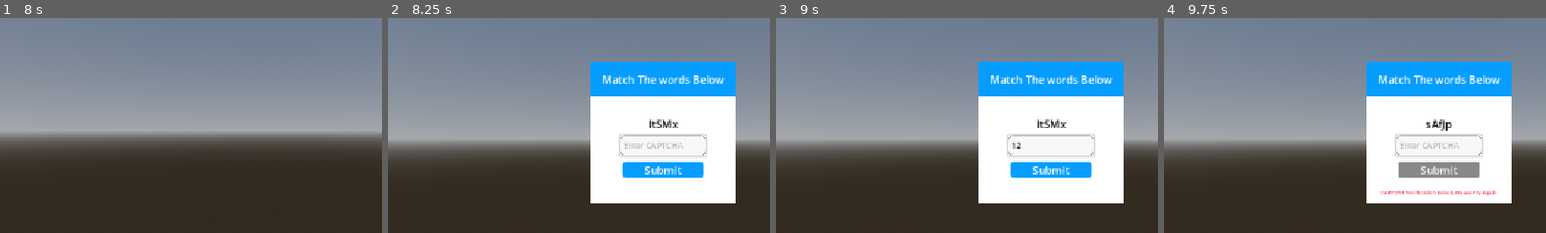
Above: before the commit, frames 1-4 (left to right).
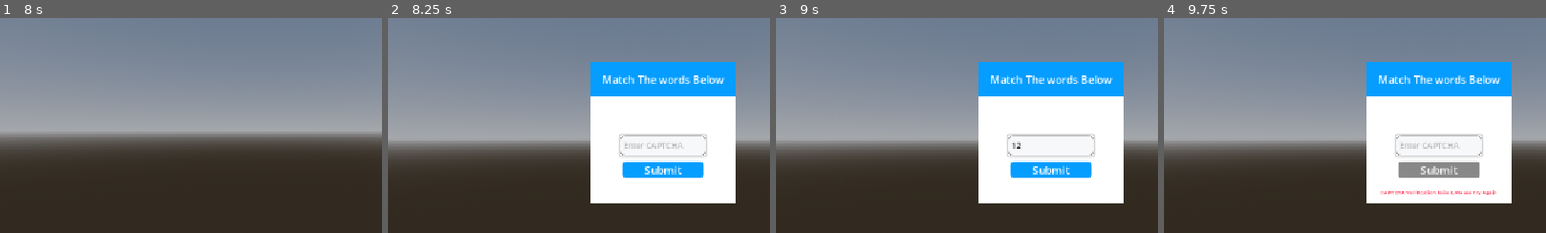
Above: after the commit, the same moments.

Repository: Fahmi-mi/my-first-rpg
Game: Godot game, scene res://src/world/test_world.tscn
Same seed, same stepped clock (60 frames per second), same inputs: the game is played once before the commit and once after it.
Inputs (mouse positions are % of the whole screen's width and height, from its top left):
- Up to frame 1 (8 s): tap Enter at 0.5, 5.75, 7.25 s; move the mouse to (55, 50) at 0.52 s; hold P (interact) 0.53-1.28 s; hold X (move_forward) 0.53-5.78 s; tap Shift (jump) at 0.77, 1.52, 3.02, 3.77, 4.52, 6.02, 6.77, 7.52 s; move the mouse to (45, 50) at 1.27 s; tap A (slot_a) at 1.35 s; move the mouse to (52, 48) at 2.02 s; hold D (slot_d) 2.03-2.78 s; move the mouse to (49, 52) at 2.77 s; tap S (slot_s) at 2.85 s; move the mouse to (57, 51) at 3.52 s; hold W (slot_w) 3.53-4.28 s; move the mouse to (42, 49) at 4.27 s; tap P (interact) at 4.35 s; tap Space at 5, 6.5 s; move the mouse to (51, 50) at 5.02 s; hold A (slot_a) 5.03-5.78 s; move the mouse to (46, 48) at 5.77 s; hold V (move_right) 5.78-6.53 s; tap D (slot_d) at 5.85 s; move the mouse to (55, 50) at 6.52 s; hold S (slot_s) 6.53-7.28 s; hold X (move_forward) from 6.53 s (still down); move the mouse to (45, 50) at 7.27 s; tap W (slot_w) at 7.35 s
- Up to frame 2 (8.25 s): keep holding X (move_forward); tap Space at 8 s; move the mouse to (52, 48) at 8.02 s; hold P (interact) from 8.03 s (still down)
- Up to frame 3 (9 s): release X (move_forward) at 8.75 s; release P (interact) at 8.75 s; click (50, 53) at 8.77 s; type "12" at 8.85 s
- Up to frame 4 (9.75 s): click "Submit" at 9.5 s
The pictures show only the part of the screen within x 14-64%, y 23-73%; the shares and areas given below are measured in that part.

Frame 1 is identical in both runs. In frame 2, 0.2% of the frame differs, in the area x 68-76%, y 47-52%; in frame 3, 0.2%; in frame 4, 0.2%, in the area x 68-76%, y 47-53%.

Commit message:
feat: styled captcha to use confusing font

Diff:
--- a/project.godot
+++ b/project.godot
@@ -22,6 +22,7 @@
 
 [display]
 
+window/size/mode=2
 window/stretch/mode="canvas_items"
 window/stretch/aspect="expand"
 
--- a/src/ui/captcha/captcha_popup.tscn
+++ b/src/ui/captcha/captcha_popup.tscn
@@ -1,6 +1,7 @@
 [gd_scene format=3 uid="uid://c5oage2p1tcm5"]
 
 [ext_resource type="Script" uid="uid://b8gk4idvva0h8" path="res://src/ui/captcha/captcha_popup.gd" id="1_ldo65"]
+[ext_resource type="FontFile" uid="uid://ckohbp1txk67k" path="res://src/ui/captcha/Swirled2.ttf" id="2_ws4ga"]
 
 [sub_resource type="StyleBoxFlat" id="StyleBoxFlat_xcltu"]
 bg_color = Color(0.02158491, 0.61386657, 0.99999994, 1)
@@ -8,6 +9,7 @@
 [sub_resource type="LabelSettings" id="LabelSettings_xcltu"]
 
 [sub_resource type="LabelSettings" id="LabelSettings_aucjx"]
+font = ExtResource("2_ws4ga")
 font_color = Color(0, 0, 0, 1)
 
 [sub_resource type="StyleBoxFlat" id="StyleBoxFlat_aucjx"]
Binary file added: src/ui/captcha/Swirled2.ttf
Not shown, added: src/ui/captcha/Swirled2.ttf.import
